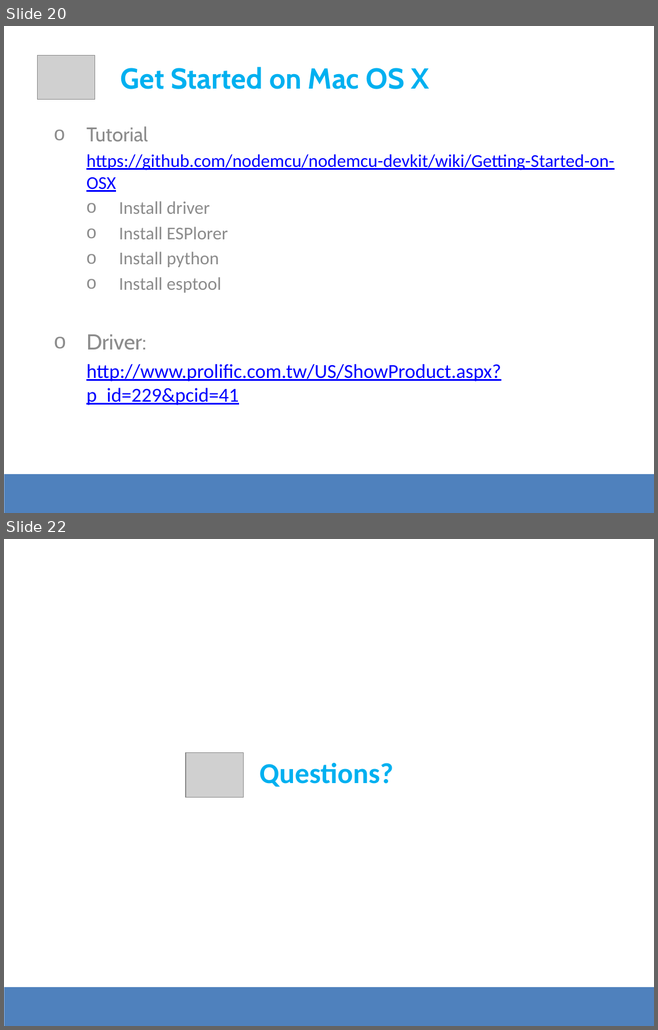
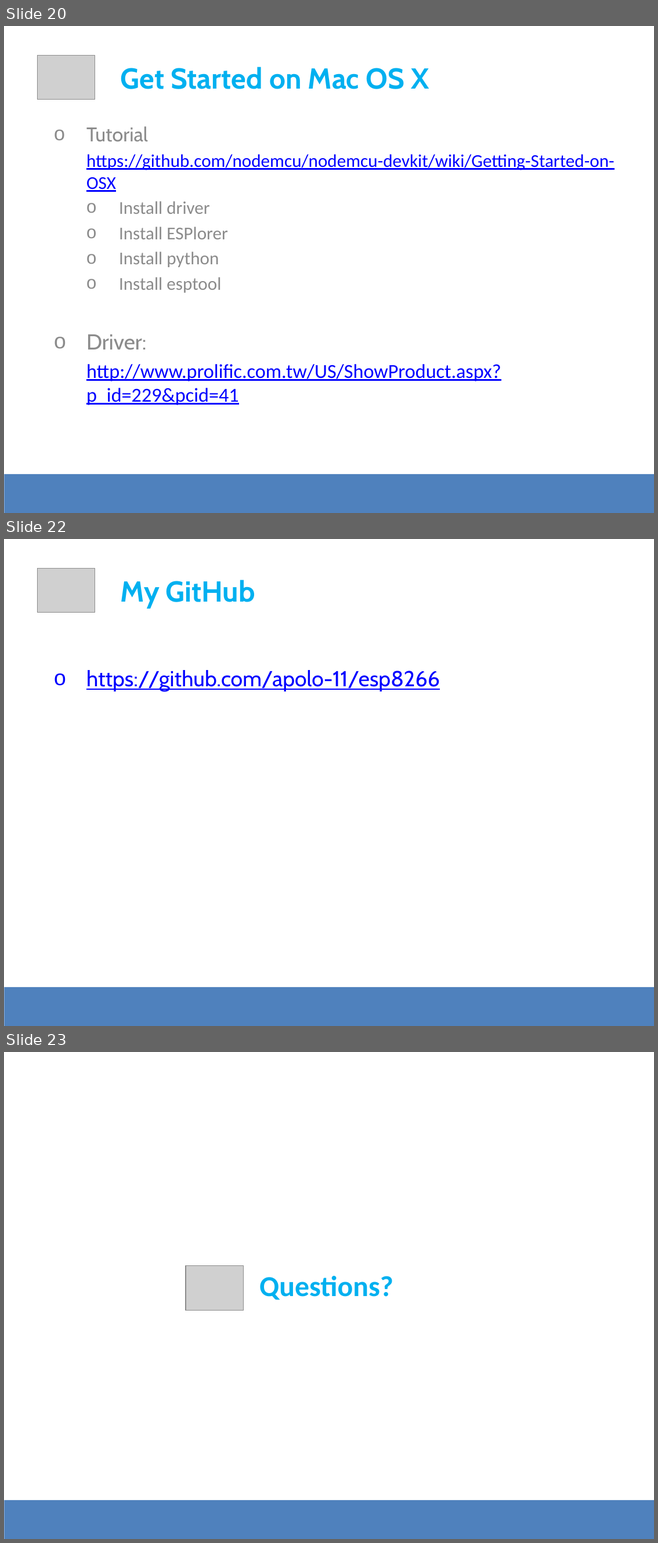
Before and after one commit to apolo-11/es-workshop-esp8266, a slide deck: DevSession - ESP8266.pptx. Shown one above the other, each under a label of ours: slides 20 and 22 before the commit, slides 20, 22 and 23 after it; the slides between them are not shown. The pictures are 658x1030 and 658x1543 pixels, drawn with LibreOffice and Linux fonts; fonts in the diff are those of the drawing; grey boxes stand for pictures. Boxes give left, top, right and bottom in pixels: in the first picture for what was removed or moved away, otherwise in the second. Text is boxed around its words. In the diff, an @@ line names an element or a change of style, - is before the commit and + after.

```diff
--- a/DevSession - ESP8266.pptx
+++ b/DevSession - ESP8266.pptx
@@ slide 22 added at (4, 539, 654, 1026), background #FFFFFF @@
@@ picture added at (37, 568, 95, 613) @@
@@ text added at (121, 580, 255, 607), 32 pt, text #00B0F0, bold @@
+My GitHub
@@ text added at (86, 670, 440, 692), 24 pt, text #0000FF, underline @@
+o https://github.com/apolo-11/esp8266
@@ rectangle added at (4, 987, 654, 1026), fill #4F81BD @@
@@ what was slide 22 is now slide 23 @@
```
Also in this commit, not shown: 1 slide changed, 1 slide removed.
